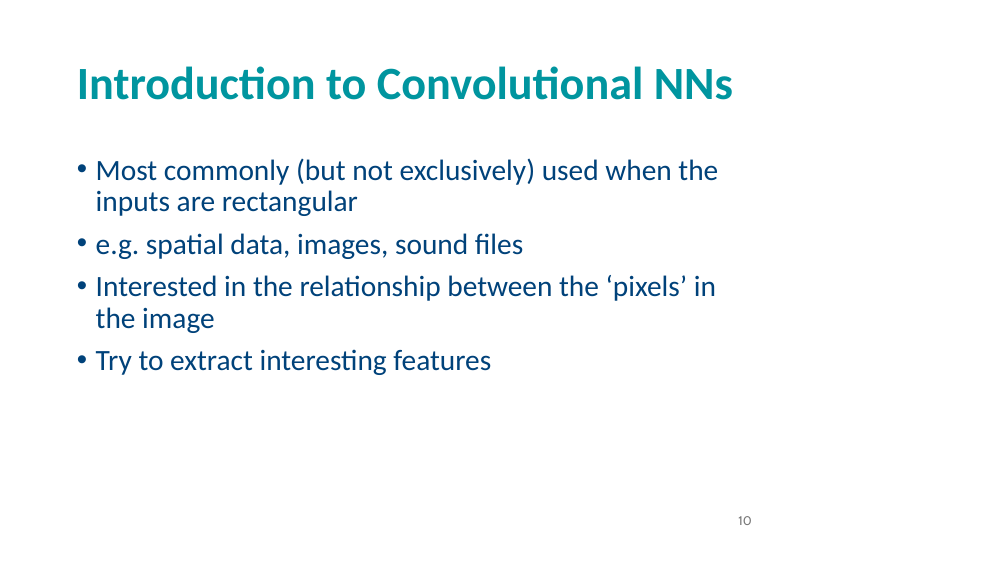
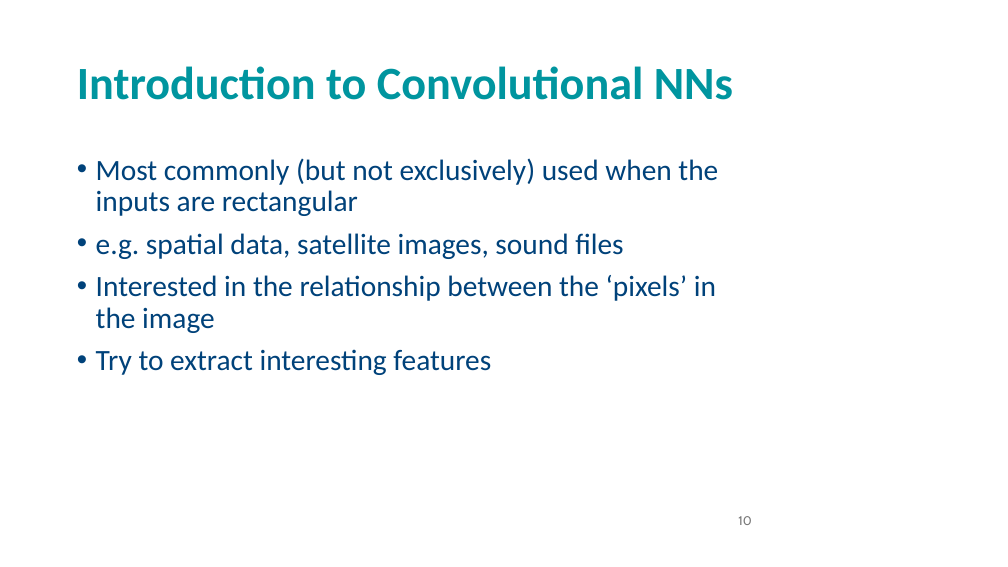
Before and after one commit to andrewcparnell/STAT41130, a slide deck: slide 10 of slides/day 2/D2C2_DL_CNN.pptx. Drawn at 1008x567 pixels with LibreOffice and Linux fonts; fonts in the diff are those of the drawing; background and template pictures are left out. Boxes give left, top, right and bottom in pixels: in the first picture for what was removed or moved away, otherwise in the second. Text is boxed around its words. In the diff, an @@ line names an element or a change of style, - is before the commit and + after.

```diff
--- a/slides/day 2/D2C2_DL_CNN.pptx
+++ b/slides/day 2/D2C2_DL_CNN.pptx
@@ text at bbox=[96, 233, 623, 259]: text changed @@
-• e.g. spatial data, images, sound files
+• e.g. spatial data, satellite images, sound files
```
Also in this commit, not shown: 3 other slides changed, 4 other files.
